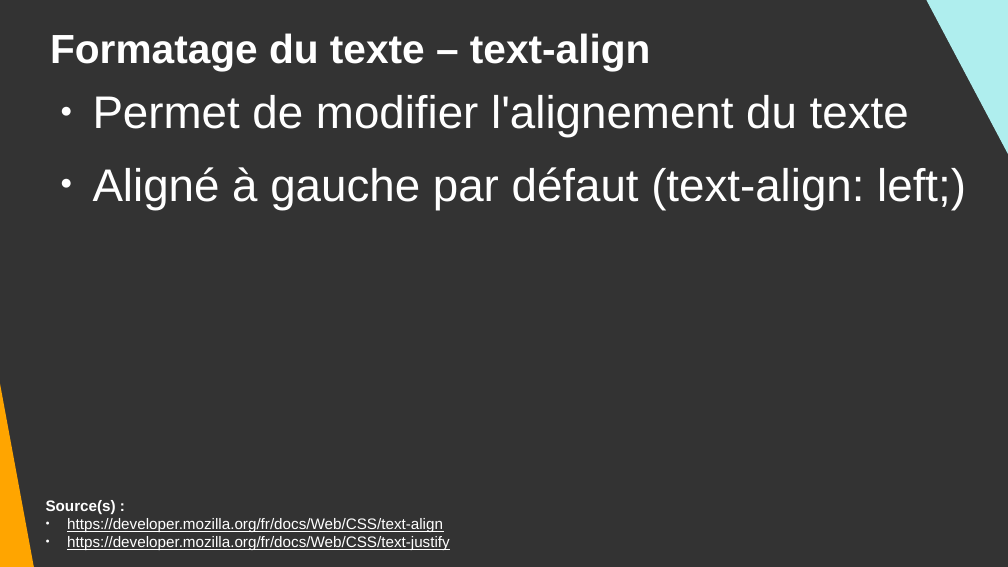
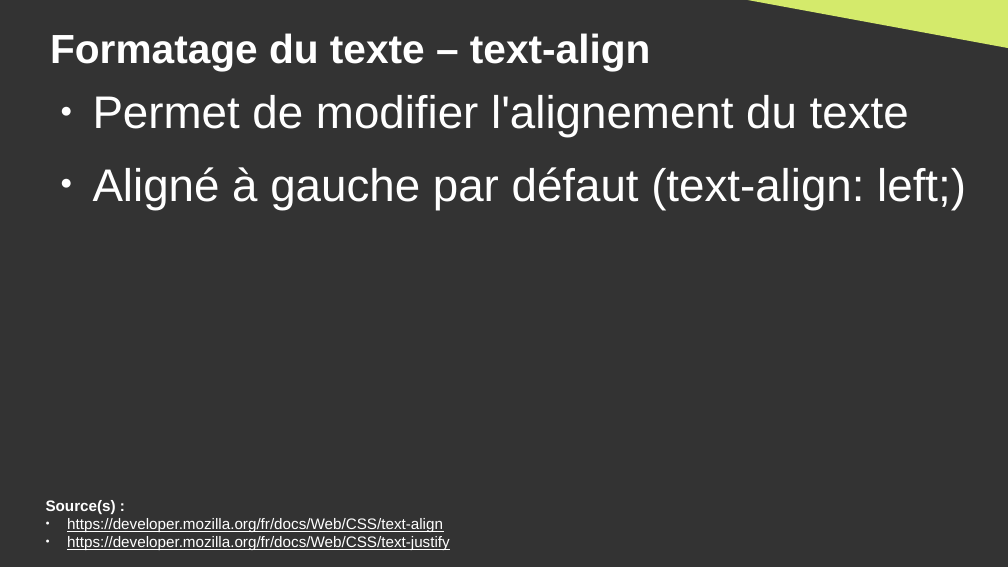
Before and after one commit to DanYellow/cours, a slide deck: slide 35 of integration-web-s1/travaux-pratiques/numero-4/presentation.odp (slide 30 before the commit). Drawn at 1008x567 pixels with LibreOffice and Linux fonts; fonts in the diff are those of the drawing. Boxes give left, top, right and bottom in pixels: in the first picture for what was removed or moved away, otherwise in the second. Text is boxed around its words. In the diff, an @@ line names an element or a change of style, - is before the commit and + after.

Commit message:
integration-web-s1 - TP#4 - Add more details for text formatting and rewrite exercice

```diff
--- a/integration-web-s1/travaux-pratiques/numero-4/presentation.odp
+++ b/integration-web-s1/travaux-pratiques/numero-4/presentation.odp
@@ right triangle added at [526,0,1008,50], fill #D4EA6B @@
@@ right triangle removed at [915,0,1008,271] @@
@@ right triangle removed at [0,86,37,567] @@
```
Also in this commit, not shown: 20 other slides changed, 7 slides added, 3 other files.
